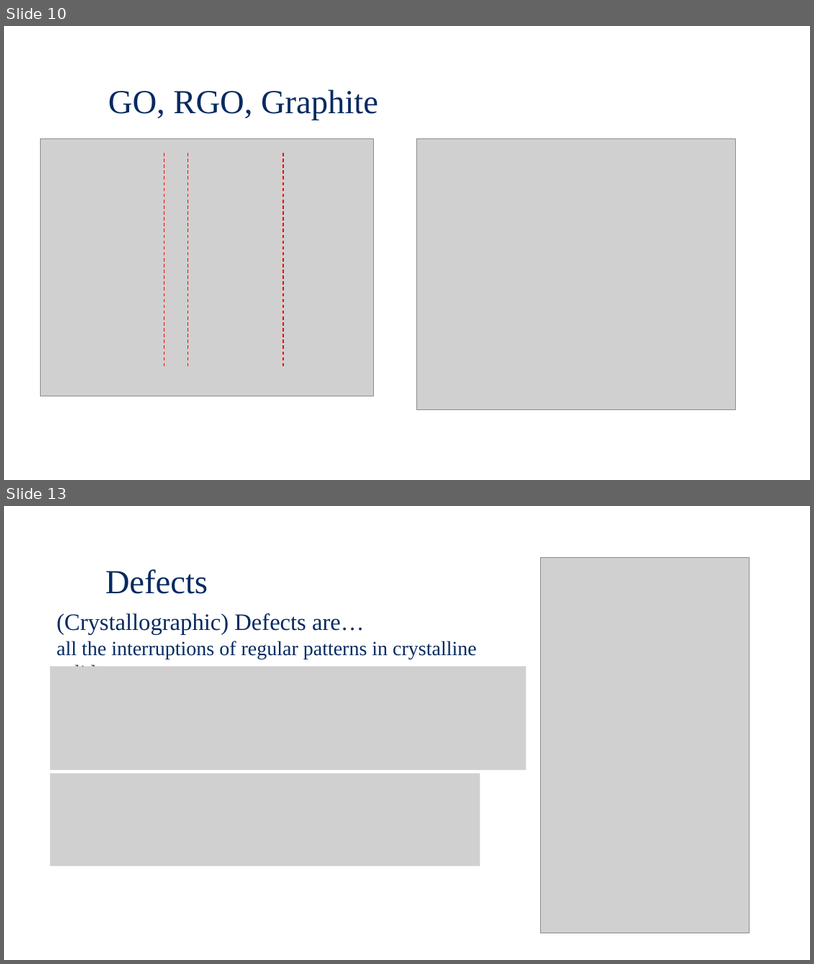
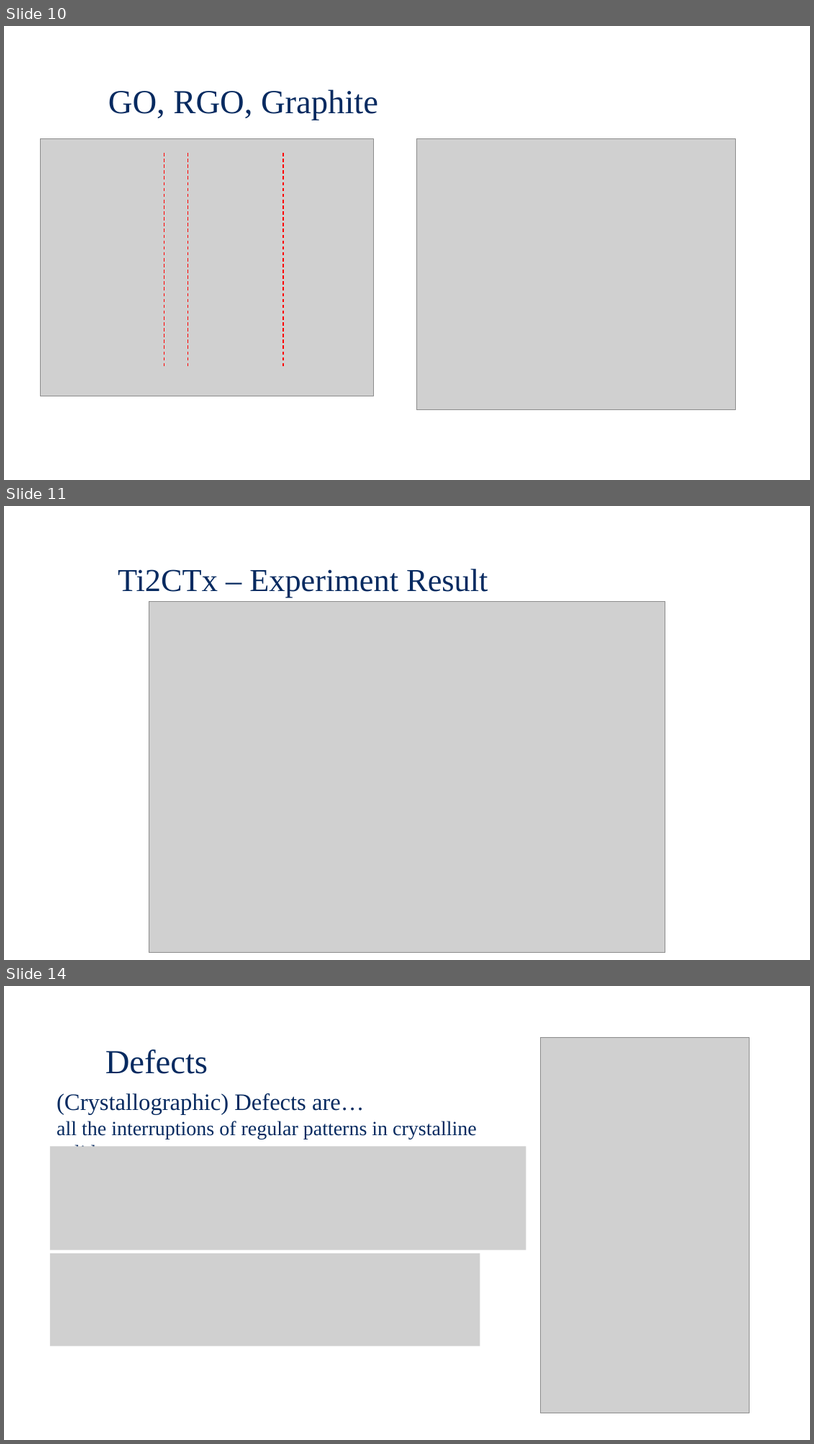
Before and after one commit to Waterbird20/APL2, a slide deck: Raman_Final Presentation.pptx. Shown one above the other, each under a label of ours: slides 10 and 13 before the commit, slides 10, 11 and 14 after it; the slides between them are not shown. The pictures are 814x964 and 814x1444 pixels, drawn with LibreOffice and Linux fonts; fonts in the diff are those of the drawing; grey boxes stand for pictures; background and template pictures are left out. Boxes give left, top, right and bottom in pixels: in the first picture for what was removed or moved away, otherwise in the second. Text is boxed around its words. In the diff, an @@ line names an element or a change of style, - is before the commit and + after.

```diff
--- a/Raman_Final Presentation.pptx
+++ b/Raman_Final Presentation.pptx
@@ slide 11 added at <box>4,506,810,960</box>, background picture (left out) @@
@@ text added at <box>118,569,488,597</box>, 38 pt, text #072A60 @@
+Ti2CTx – Experiment Result
@@ picture added at <box>149,602,666,952</box> @@
@@ what was slide 13 is now slide 14 @@
```
Also in this commit, not shown: 7 slides changed, 3 other slides added, 2 slides removed.
